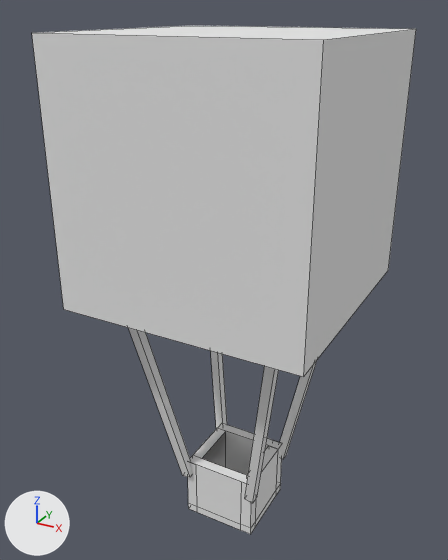
What one commit did to the OBJ model models/hot_air_balloons_balloon.obj.
Both versions are drawn from a 50 mm lens placed at (42.6, -81.9, 86.2), pointed at (-2.6, 0.3, 45.1). Every picture has the same lights, and +X, +Y and +Z are marked at lower left. Mesh edges are drawn as thin lines. Where no turn or scale is listed for an object, it has been applied to the vertices.
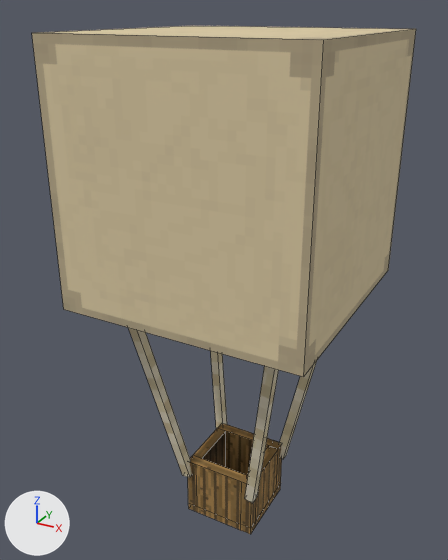
What changed in the scene script:
```text
Add img_hot_air_balloons_balloon_model_png:
    img_hot_air_balloons_balloon_model_png = load_image('hot_air_balloons_balloon_model.png', '../textures/hot_air_balloons_balloon_model.png', 1024, 1024, 'sRGB')
Change mat_none:
    remove mat_none.base_color = (0.8, 0.8, 0.8)  # white #e7e7e7
    add mat_none.texture = img_hot_air_balloons_balloon_model_png
```

Where the change shows, as pixel boxes (x1, y1, x2, y2) in the pictures (448 x 560 px):
'Cube.001', surface changed (grey to beige): (32, 26, 416, 534) in both
